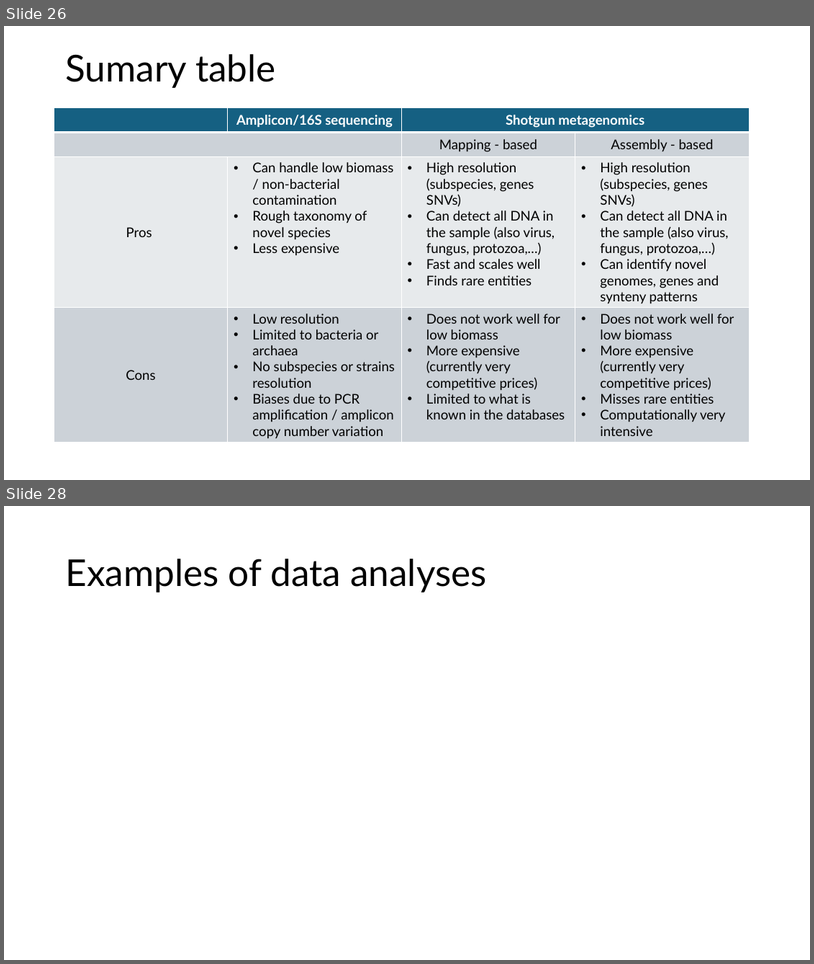
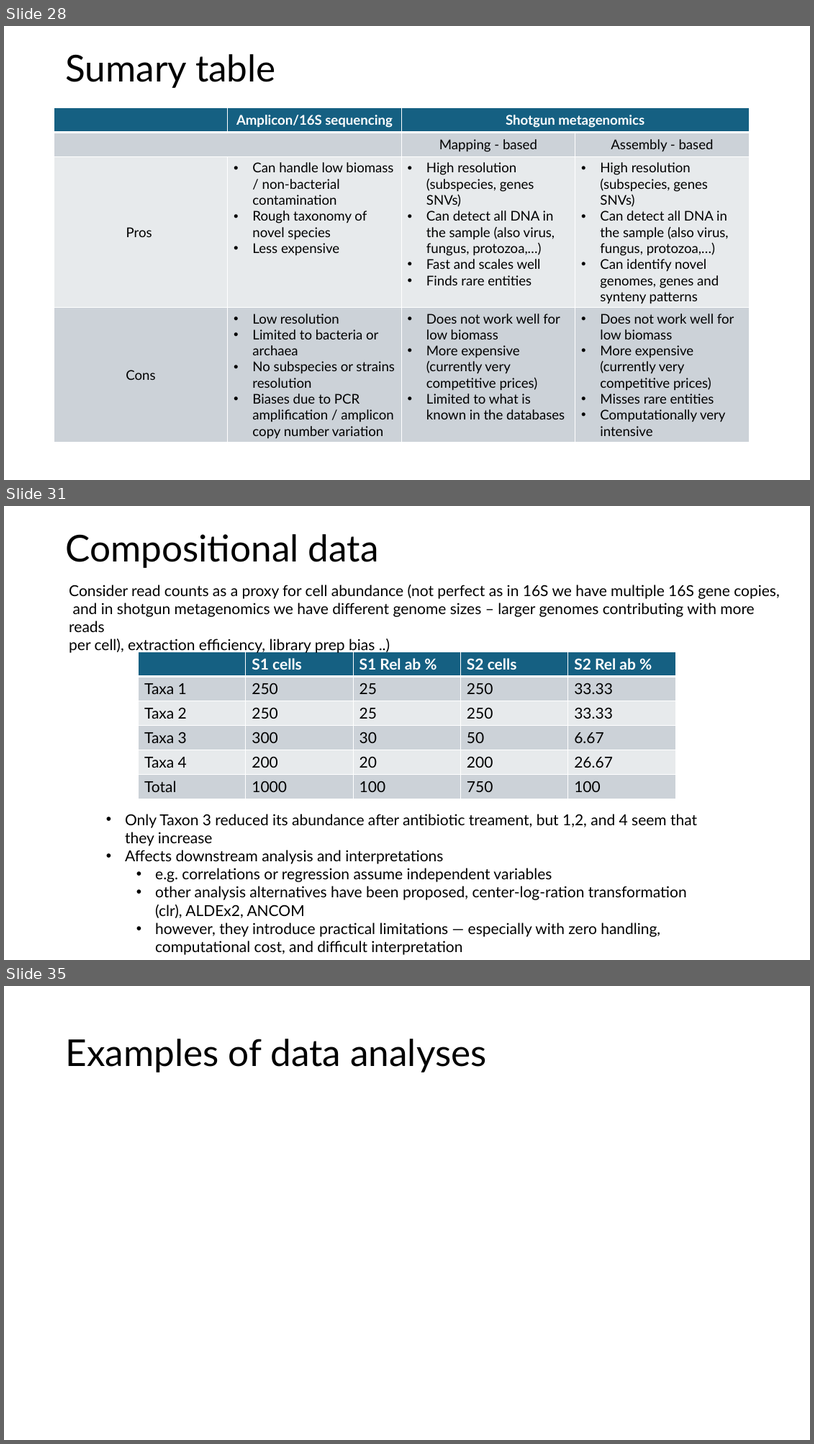
Before and after one commit to biosustain/dsp_metagenomics_training, a slide deck: course_contents/IntroMetagenomics.pptx. Shown one above the other, each under a label of ours: slides 26 and 28 before the commit, slides 28, 31 and 35 after it; the slides between them are not shown. The pictures are 814x964 and 814x1444 pixels, drawn with LibreOffice and Linux fonts; fonts in the diff are those of the drawing. Boxes give left, top, right and bottom in pixels: in the first picture for what was removed or moved away, otherwise in the second. Text is boxed around its words. In the diff, an @@ line names an element or a change of style, - is before the commit and + after.

Commit message:
Added theory about profiling methods, gene catalog and data proporties

```diff
--- a/course_contents/IntroMetagenomics.pptx
+++ b/course_contents/IntroMetagenomics.pptx
@@ slide 31 added at [4, 506, 810, 960], background #FFFFFF @@
@@ title added at [65, 534, 379, 568], 44 pt, text #000000 @@
+Compositional data
@@ text added at [69, 584, 779, 654], 18 pt, text #000000 @@
+Consider read counts as a proxy for cell abundance (not perfect as in 16S we have multiple 16S gene copies,
+and in shotgun metagenomics we have different genome sizes – larger genomes contributing with more reads
+per cell), extraction efficiency, library prep bias ..)
@@ table added at [139, 651, 676, 799], 6 rows, 5 columns @@
+ | S1 cells | S1 Rel ab % | S2 cells | S2 Rel ab %
+Taxa 1 | 250 | 25 | 250 | 33.33
+Taxa 2 | 250 | 25 | 250 | 33.33
+Taxa 3 | 300 | 30 | 50 | 6.67
+Taxa 4 | 200 | 20 | 200 | 26.67
+Total | 1000 | 100 | 750 | 100
@@ text added at [125, 813, 697, 955], 18 pt, text #000000 @@
+• Only Taxon 3 reduced its abundance after antibiotic treament, but 1,2, and 4 seem that they increase
+• Affects downstream analysis and interpretations
+  • e.g. correlations or regression assume independent variables
+  • other analysis alternatives have been proposed, center-log-ration transformation (clr), ALDEx2, ANCOM
+  • however, they introduce practical limitations — especially with zero handling, computational cost, and difficult interpretation
@@ what was slide 26 is now slide 28 @@
@@ what was slide 28 is now slide 35 @@
```
Also in this commit, not shown: 4 slides changed, 10 other slides added, 4 slides removed.
